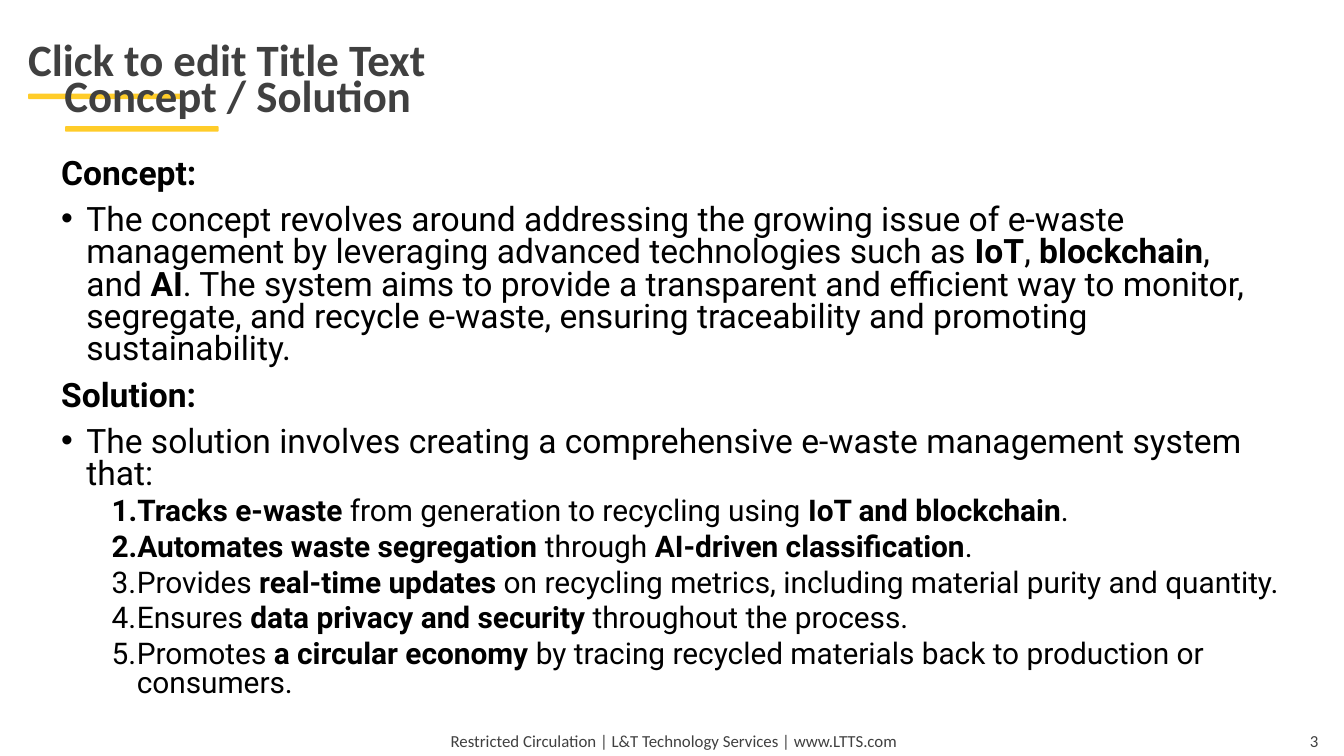
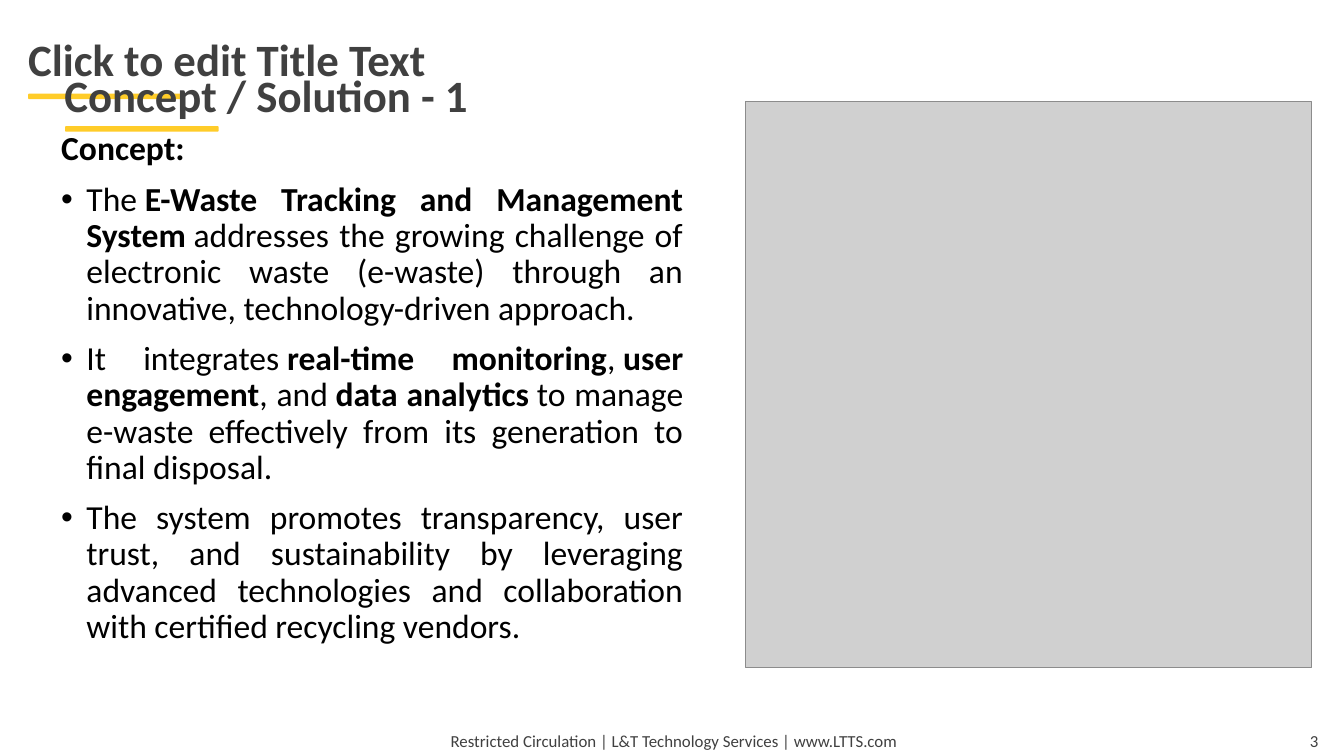
Before and after one commit to nishanthkj/L-T, a slide deck: slide 3 of E-Waste_Tracking_and_management/PPT/PID_0000_TG08003219_PresentationRound.pptx. Drawn at 1344x756 pixels with LibreOffice and Linux fonts; fonts in the diff are those of the drawing; grey boxes stand for pictures; background and template pictures are left out. Boxes give left, top, right and bottom in pixels: in the first picture for what was removed or moved away, otherwise in the second. Text is boxed around its words. In the diff, an @@ line names an element or a change of style, - is before the commit and + after.

```diff
--- a/E-Waste_Tracking_and_management/PPT/PID_0000_TG08003219_PresentationRound.pptx
+++ b/E-Waste_Tracking_and_management/PPT/PID_0000_TG08003219_PresentationRound.pptx
@@ title at box(64, 75, 468, 119): text changed @@
-Concept / Solution
+Concept / Solution - 1
@@ picture added at box(746, 102, 1312, 668) @@
@@ text "Concept:": place and size @@
-text "Concept:" at box(61, 160, 1278, 694)
+text "Concept:" at box(61, 138, 683, 644)
@@ text at box(61, 138, 185, 166): font Roboto to Calibri in "Concept:"; alignment left to justified; line spacing 0.8 to 0.9 @@
@@ text at box(86, 187, 683, 644): text changed; font Roboto to Calibri @@
-• The concept revolves around addressing the growing issue of e-waste management by leveraging advanced technologies such as IoT, blockchain, and AI. The system aims to provide a transparent and efficient way to monitor, segregate, and recycle e-waste, ensuring traceability and promoting sustainability.
-Solution:
-• The solution involves creating a comprehensive e-waste management system that:
-  1. Tracks e-waste from generation to recycling using IoT and blockchain.
-  2. Automates waste segregation through AI-driven classification.
-  3. Provides real-time updates on recycling metrics, including material purity and quantity.
-  4. Ensures data privacy and security throughout the process.
-  5. Promotes a circular economy by tracing recycled materials back to production or consumers.
+• The E-Waste Tracking and Management System addresses the growing challenge of electronic waste (e-waste) through an innovative, technology-driven approach.
+• It integrates real-time monitoring, user engagement, and data analytics to manage e-waste effectively from its generation to final disposal.
+• The system promotes transparency, user trust, and sustainability by leveraging advanced technologies and collaboration with certified recycling vendors.
```
Also in this commit, not shown: 7 other slides changed, 5 slides added, 3 slides removed, 5 other files.
